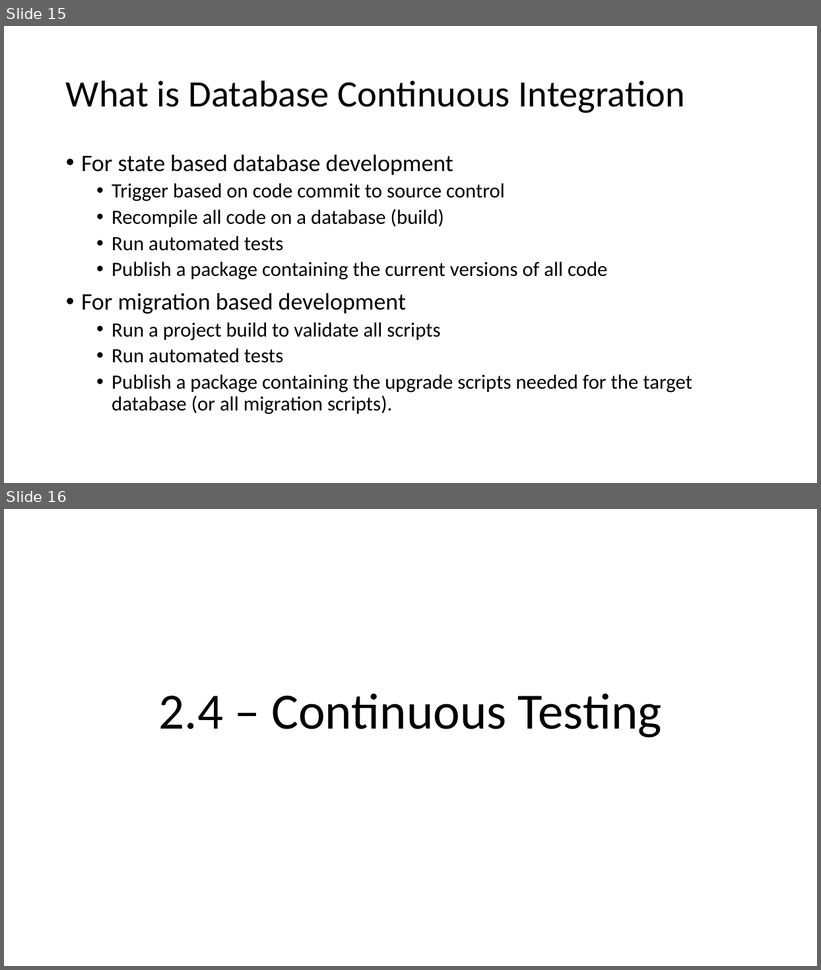
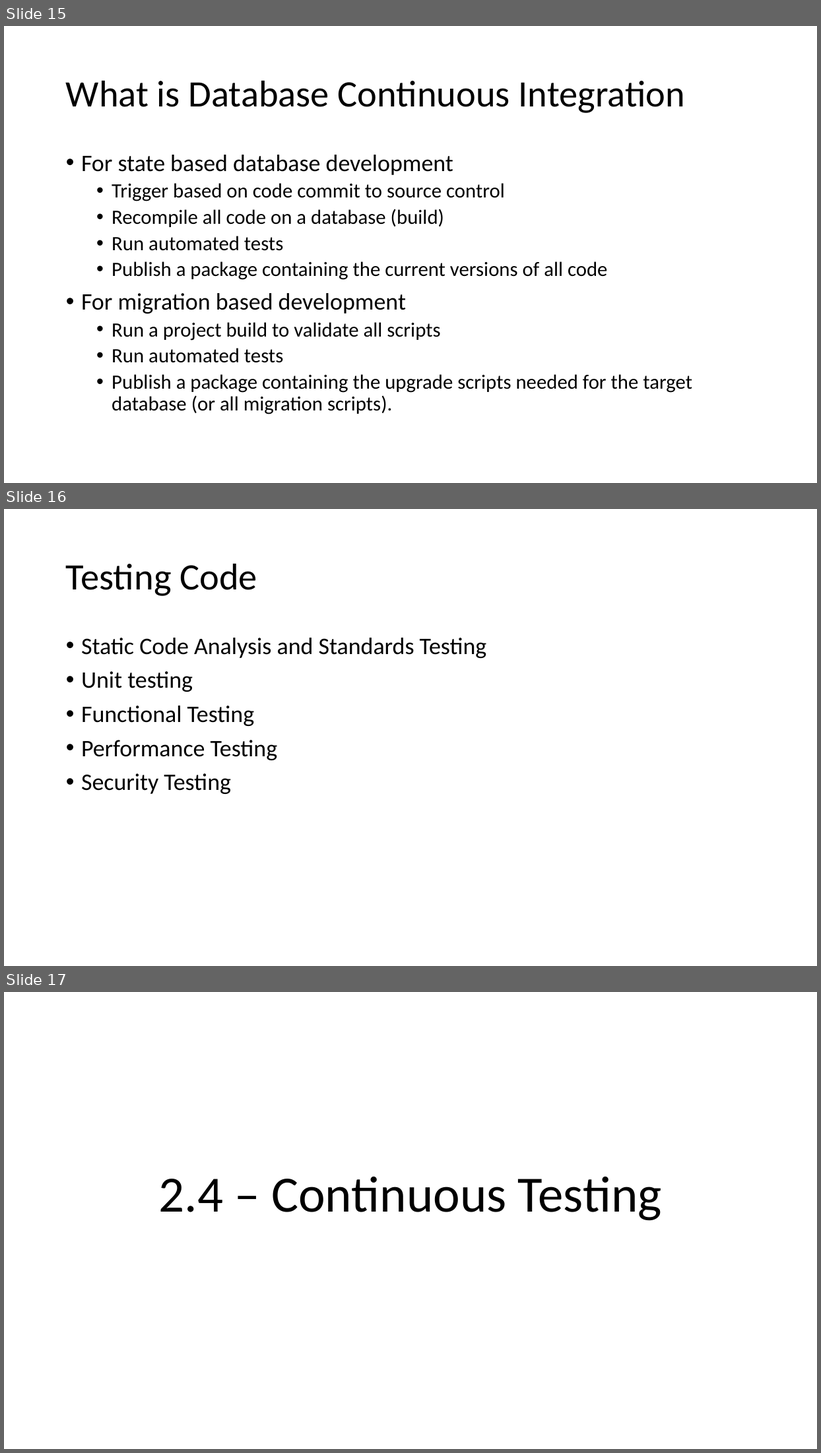
Before and after one commit to way0utwest/DatabaseDevOpsMS, a slide deck: Section 2 - Getting DevOps into Development/Section2-VCS.pptx. Shown one above the other, each under a label of ours: slides 15 and 16 before the commit, slides 15, 16 and 17 after it. The pictures are 821x970 and 821x1453 pixels, drawn with LibreOffice and Linux fonts; fonts in the diff are those of the drawing. Boxes give left, top, right and bottom in pixels: in the first picture for what was removed or moved away, otherwise in the second. Text is boxed around its words. In the diff, an @@ line names an element or a change of style, - is before the commit and + after.

```diff
--- a/Section 2 - Getting DevOps into Development/Section2-VCS.pptx
+++ b/Section 2 - Getting DevOps into Development/Section2-VCS.pptx
@@ slide 16 added at box(4, 509, 817, 966), background #FFFFFF @@
@@ title added at box(66, 563, 257, 596), 44 pt, text #000000 @@
+Testing Code
@@ text added at box(81, 638, 487, 794), 28 pt, text #000000 @@
+• Static Code Analysis and Standards Testing
+• Unit testing
+• Functional Testing
+• Performance Testing
+• Security Testing
@@ what was slide 16 is now slide 17 @@
```
Also in this commit, not shown: 2 other files.
